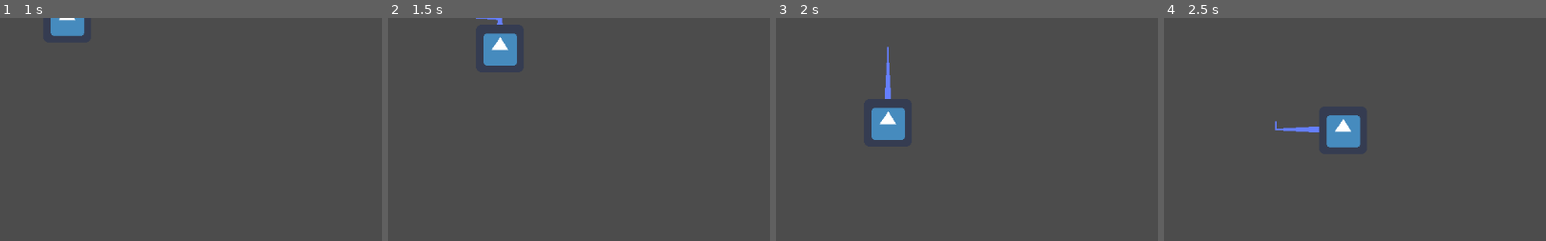
Above: before the commit, frames 1-4 (left to right).
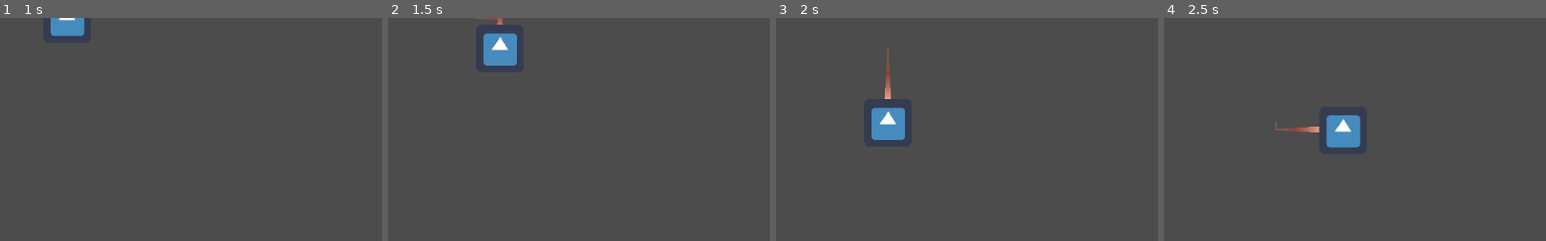
Above: after the commit, the same moments.

Repository: Hasenn/godot-trail
Game: Godot game, scene res://TestScene.tscn
Same seed, same stepped clock (60 frames per second), same inputs: the game is played once before the commit and once after it. The project has no main scene, so this scene is started directly. The engine's default icon, where the game draws it, is replaced by a stand-in: a white triangle on a blue panel in a dark square.
Inputs:
- Up to frame 1 (1 s): tap Enter at 0.5 s; hold D (right) from 0.53 s (still down)
- Up to frame 2 (1.5 s): release D (right) at 1.28 s; hold S (down) from 1.28 s (still down)
- Up to frame 3 (2 s): keep holding S (down)
- Up to frame 4 (2.5 s): release S (down) at 2.03 s; hold D (right) from 2.03 s (still down)
The pictures show only the part of the screen within x 0-50%, y 0-50%; the shares and areas given below are measured in that part.

Frame 1 is identical in both runs. In frame 2, less than 0.1% of the frame differs, in the area x 23-31%, y 0-3%; in frame 3, 0.3%; in frame 4, 0.3%, in the area x 29-41%, y 46-52%.

Commit message:
Adds some shading example

Diff:
--- /dev/null
+++ b/Material.tres
@@ -0,0 +1,29 @@
+[gd_resource type="ShaderMaterial" load_steps=8 format=2]
+
+[ext_resource path="res://trail_shader.shader" type="Shader" id=1]
+
+[sub_resource type="Gradient" id=1]
+offsets = PoolRealArray( 0, 0.874074, 1 )
+colors = PoolColorArray( 1, 0, 0, 0, 0.835294, 0.435294, 0.278431, 0.694118, 0.577793, 0.824219, 0.499039, 1 )
+
+[sub_resource type="GradientTexture" id=2]
+gradient = SubResource( 1 )
+
+[sub_resource type="OpenSimplexNoise" id=3]
+
+[sub_resource type="NoiseTexture" id=4]
+noise = SubResource( 3 )
+
+[sub_resource type="Gradient" id=5]
+offsets = PoolRealArray( 0, 0.488889, 0.992593 )
+colors = PoolColorArray( 0.804774, 0.804774, 0.804774, 1, 0, 0, 0, 1, 0.927536, 0.927536, 0.927536, 1 )
+
+[sub_resource type="GradientTexture" id=6]
+gradient = SubResource( 5 )
+
+[resource]
+shader = ExtResource( 1 )
+shader_param/pulse_speed = 2.0
+shader_param/noise = SubResource( 4 )
+shader_param/gradient = SubResource( 2 )
+shader_param/pulse_gradient = SubResource( 6 )
--- a/TestScene.tscn
+++ b/TestScene.tscn
@@ -1,11 +1,14 @@
-[gd_scene load_steps=5 format=2]
+[gd_scene load_steps=7 format=2]
 
 [ext_resource path="res://icon.png" type="Texture" id=1]
 [ext_resource path="res://move.gd" type="Script" id=2]
 [ext_resource path="res://trail.gd" type="Script" id=3]
+[ext_resource path="res://Material.tres" type="Material" id=4]
 
 [sub_resource type="Curve" id=1]
 _data = [ Vector2( 0.00549451, 0 ), 0.0, 0.0, 0, 0, Vector2( 0.994506, 1 ), 0.0, 0.0, 0, 0 ]
+
+[sub_resource type="Gradient" id=2]
 
 [node name="Node2D" type="Node2D"]
 
@@ -15,11 +18,13 @@
 script = ExtResource( 2 )
 
 [node name="Line2D" type="Line2D" parent="icon"]
+material = ExtResource( 4 )
 position = Vector2( 0, -1 )
 z_index = -1
 points = PoolVector2Array( 1, 1 )
 width_curve = SubResource( 1 )
 default_color = Color( 0.4, 0.501961, 1, 1 )
+gradient = SubResource( 2 )
 script = ExtResource( 3 )
 step_size = 1
 max_points = 40
--- a/trail.gd
+++ b/trail.gd
@@ -21,5 +21,6 @@
 		remove_point(0)
 	timer += delta
 	if timer > kill_every:
-		remove_point(0)
+		if get_point_count() >= 1:
+			remove_point(0)
 		timer = 0
--- /dev/null
+++ b/trail_shader.shader
@@ -0,0 +1,15 @@
+shader_type canvas_item;
+
+uniform float pulse_speed = 2.;
+uniform sampler2D noise: hint_white;
+uniform sampler2D gradient: hint_white;
+uniform sampler2D pulse_gradient: hint_black;
+void fragment() {
+	float pos = COLOR.r;
+	vec4 col = texture(gradient, vec2(pos,0));
+	col.rgb += texture(
+		pulse_gradient,
+		vec2(fract(pos+pulse_speed*TIME),0)
+	).rgb;
+	COLOR = col;
+}
